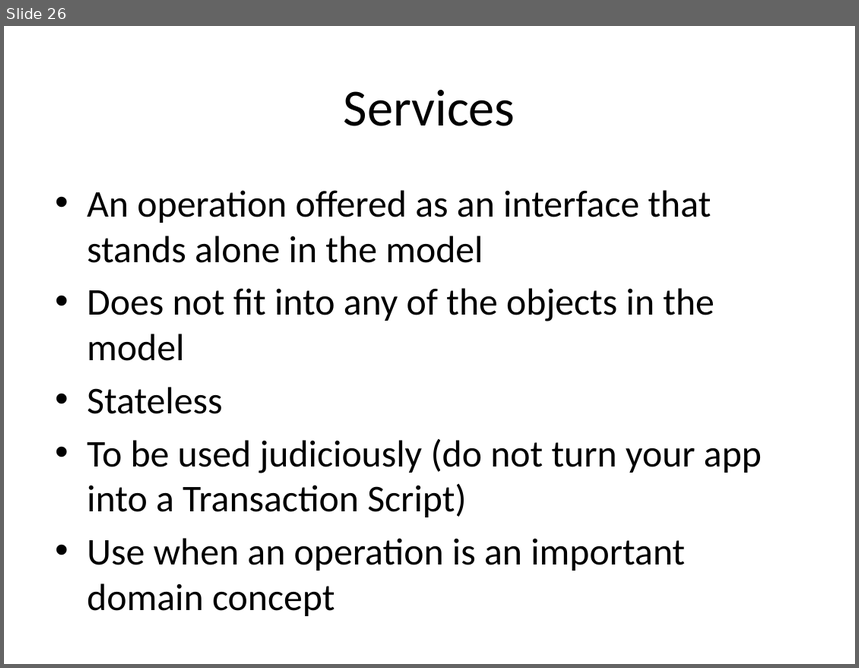
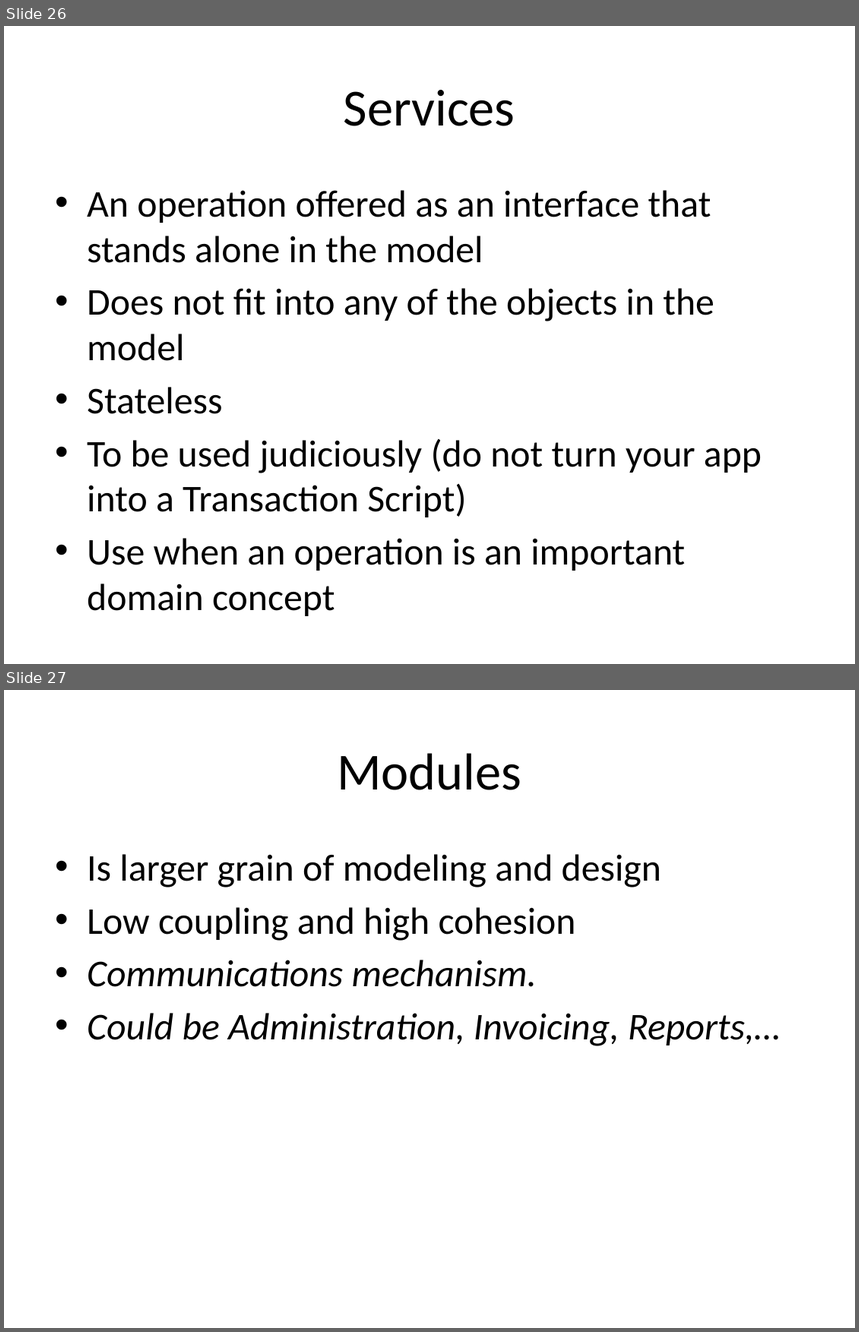
Before and after one commit to arturtv/dddpresentation, a slide deck: Domain-DrivenDesign.A.Trosin.pptx. Shown one above the other, each under a label of ours: slide 26 before the commit, slides 26 and 27 after it. The pictures are 859x668 and 859x1332 pixels, drawn with LibreOffice and Linux fonts; fonts in the diff are those of the drawing. Boxes give left, top, right and bottom in pixels: in the first picture for what was removed or moved away, otherwise in the second. Text is boxed around its words. In the diff, an @@ line names an element or a change of style, - is before the commit and + after.

```diff
--- a/Domain-DrivenDesign.A.Trosin.pptx
+++ b/Domain-DrivenDesign.A.Trosin.pptx
@@ slide 27 added at (x1=4, y1=690, x2=855, y2=1328), background #FFFFFF @@
@@ title added at (x1=337, y1=753, x2=522, y2=790), 44 pt, text #000000 @@
+Modules
@@ text added at (x1=87, y1=854, x2=781, y2=1046), 32 pt, text #000000, italic @@
+• Is larger grain of modeling and design
+• Low coupling and high cohesion
+• Communications mechanism.
+• Could be Administration, Invoicing, Reports,…
```
Also in this commit, not shown: 1 other slide added.
